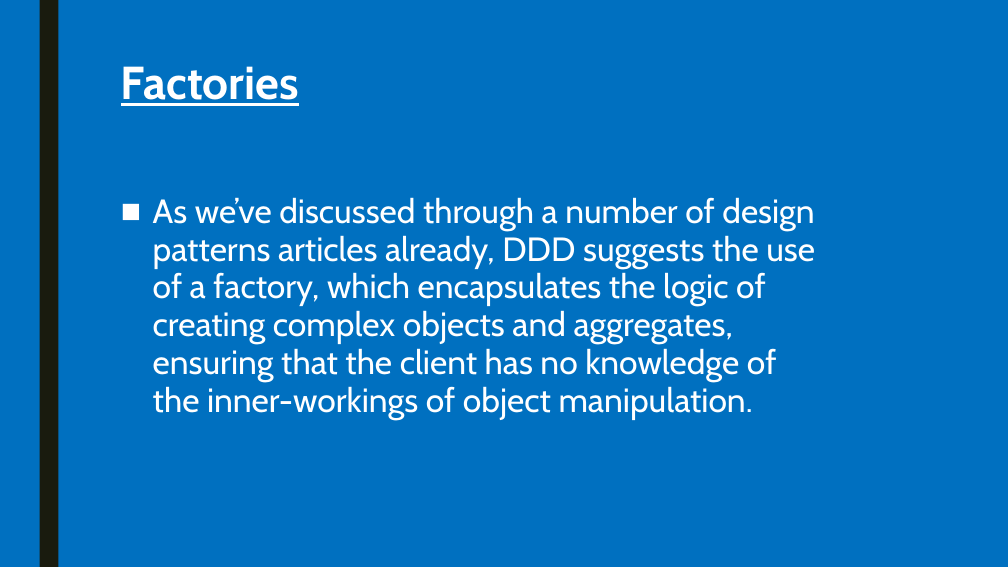
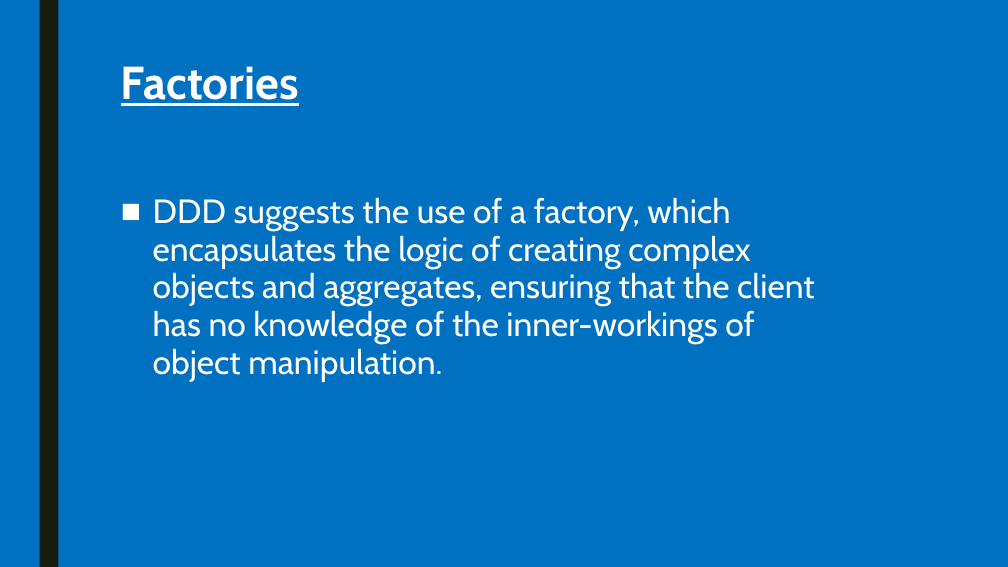
Before and after one commit to pkyurkchiev/practice-biel, a slide deck: slide 24 of presentations/domain-driven design.pptx (slide 20 before the commit). Drawn at 1008x567 pixels with LibreOffice and Linux fonts; fonts in the diff are those of the drawing. Boxes give left, top, right and bottom in pixels: in the first picture for what was removed or moved away, otherwise in the second. Text is boxed around its words. In the diff, an @@ line names an element or a change of style, - is before the commit and + after.

```diff
--- a/presentations/domain-driven design.pptx
+++ b/presentations/domain-driven design.pptx
@@ text at (153, 197, 814, 382): text changed @@
-■ As we’ve discussed through a number of design patterns articles already, DDD suggests the use of a factory, which encapsulates the logic of creating complex objects and aggregates, ensuring that the client has no knowledge of the inner-workings of object manipulation.
+■ DDD suggests the use of a factory, which encapsulates the logic of creating complex objects and aggregates, ensuring that the client has no knowledge of the inner-workings of object manipulation.
```
Also in this commit, not shown: 5 slides added, 1 slide removed, 1 other file.
